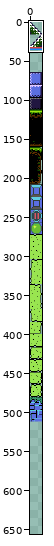
A sprite sheet gets an edit: PartTimeSpaceHero/Resources/res/graphics/map_files/BaseBlock16.png. Above, an overview of the earlier version with the close-up marked.
Close-up. First the earlier version:
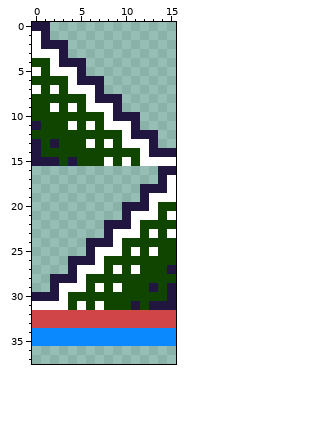
The file is 16x560 pixels. Shown: x 0..15, y 0..37. The old version is drawn lined up with the new one, on the new canvas. The commit also changed other parts of the picture, which this record leaves out.
The same view after the edit:
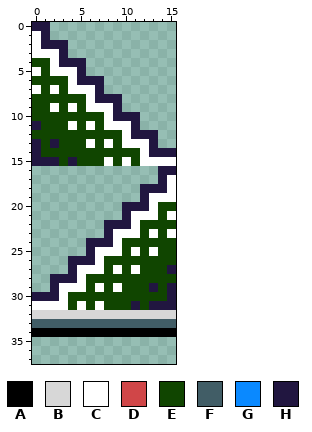
Palette (. is transparent): A #000000  B #d7d7d7  C #ffffff  D #d04648  E #104500  F #415d66  G #0a89ff  H #211640
Difference:
canvas 16x560 -> 16x656
Changed rows in their new state; - is an unchanged pixel.
first column x 0:
32 BBBBBBBBBBBBBBBB
33 FFFFFFFFFFFFFFFF
34 AAAAAAAAAAAAAAAA
35 ................
